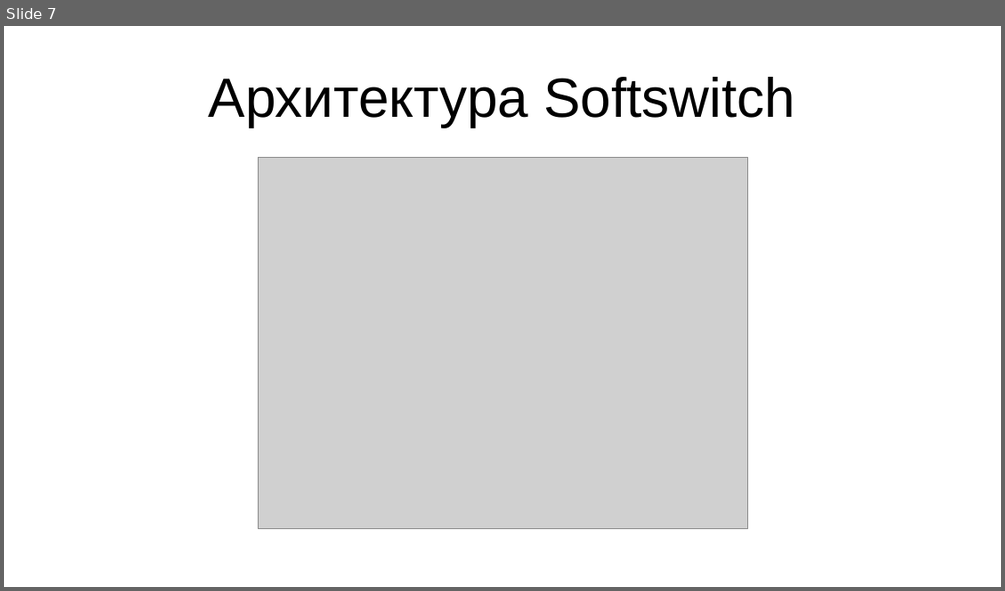
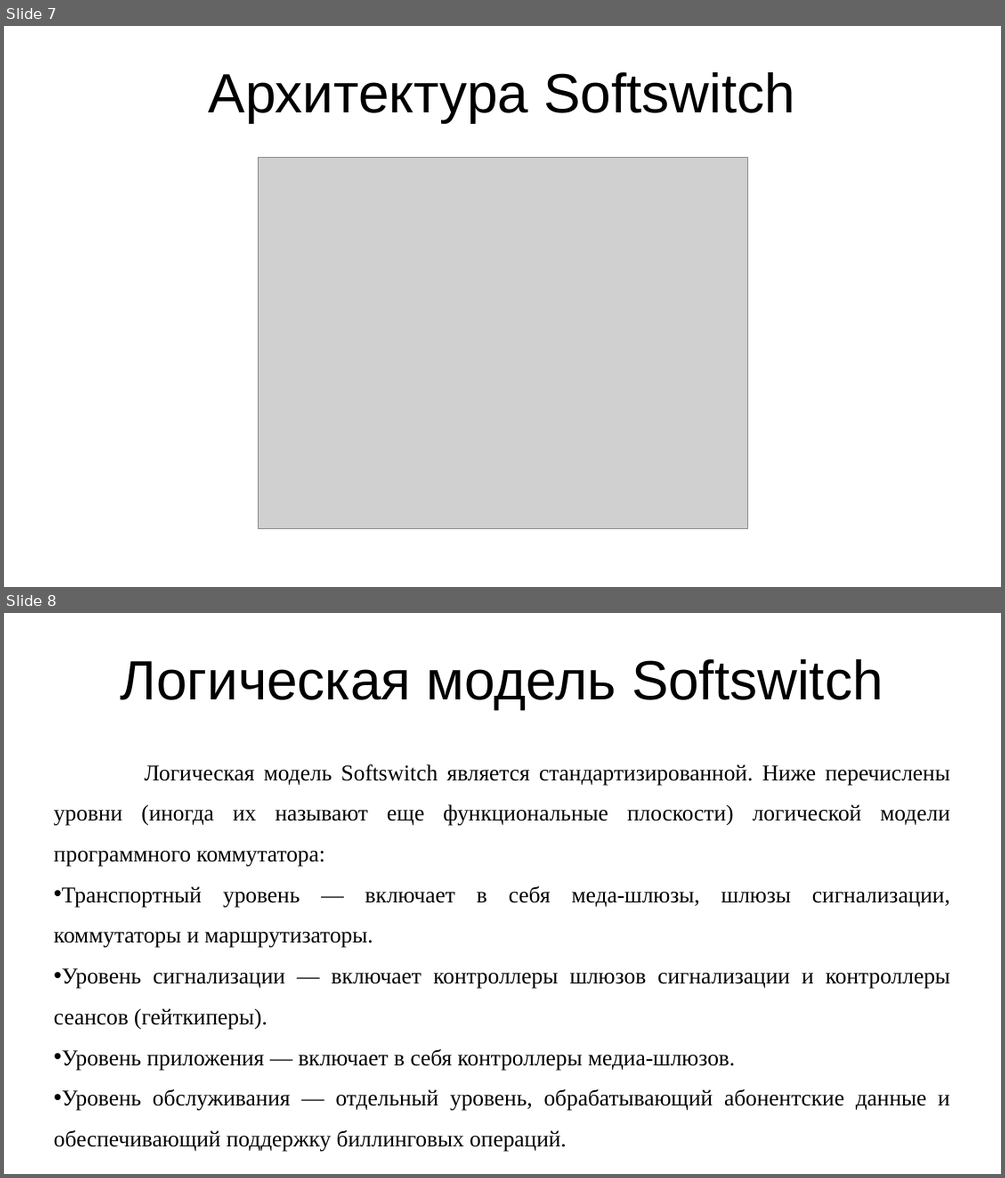
Before and after one commit to RAdKuzur/ASTU, a slide deck: Реферат Сети и телекоммуникации/Презентация реферат.pptx. Shown one above the other, each under a label of ours: slide 7 before the commit, slides 7 and 8 after it. The pictures are 1005x591 and 1005x1178 pixels, drawn with LibreOffice and Linux fonts; fonts in the diff are those of the drawing; grey boxes stand for pictures. Boxes give left, top, right and bottom in pixels: in the first picture for what was removed or moved away, otherwise in the second. Text is boxed around its words. In the diff, an @@ line names an element or a change of style, - is before the commit and + after.

```diff
--- a/Реферат Сети и телекоммуникации/Презентация реферат.pptx
+++ b/Реферат Сети и телекоммуникации/Презентация реферат.pptx
@@ slide 8 added at (4,613,1001,1174), background #FFFFFF @@
@@ title added at (121,659,883,710), 44 pt, text #000000 @@
+Логическая модель Softswitch
@@ text added at (54,764,950,1151), 18 pt, text #000000 @@
+Логическая модель Softswitch является стандартизированной. Ниже перечислены уровни (иногда их называют еще функциональные плоскости) логической модели программного коммутатора:
+• Транспортный уровень — включает в себя меда-шлюзы, шлюзы сигнализации, коммутаторы и маршрутизаторы.
+• Уровень сигнализации — включает контроллеры шлюзов сигнализации и контроллеры сеансов (гейткиперы).
+• Уровень приложения — включает в себя контроллеры медиа-шлюзов.
+• Уровень обслуживания — отдельный уровень, обрабатывающий абонентские данные и обеспечивающий поддержку биллинговых операций.
@@ slide 7 changed as well @@
@@ title "Архитектура Softswitch" at (209,72,795,123): line spacing 1 to 0.9 @@
```
Also in this commit, not shown: 9 other slides changed, 2 other files.
